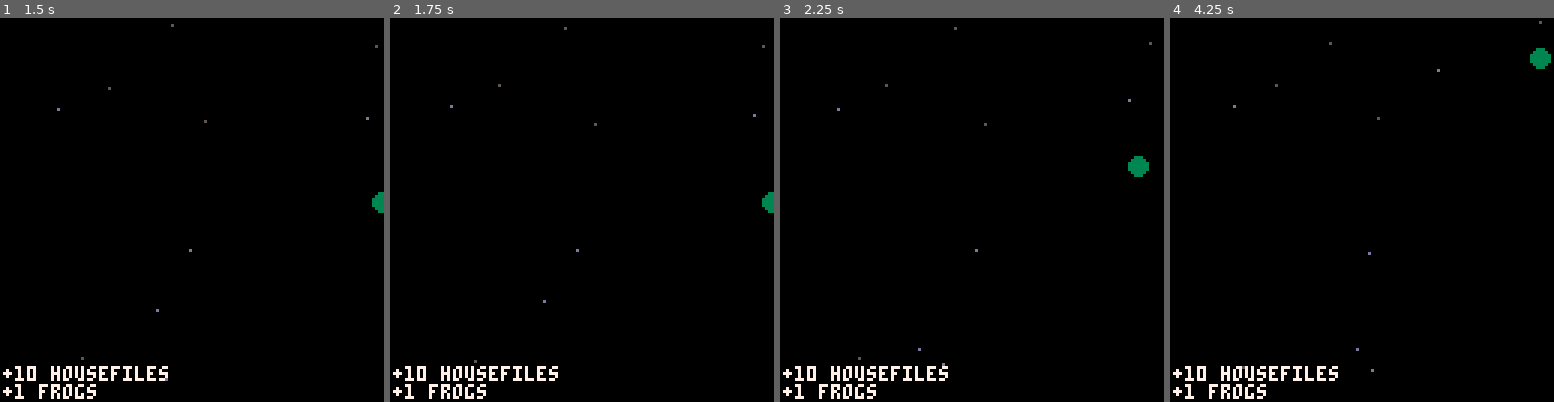
Above: before the commit, frames 1-4 (left to right).
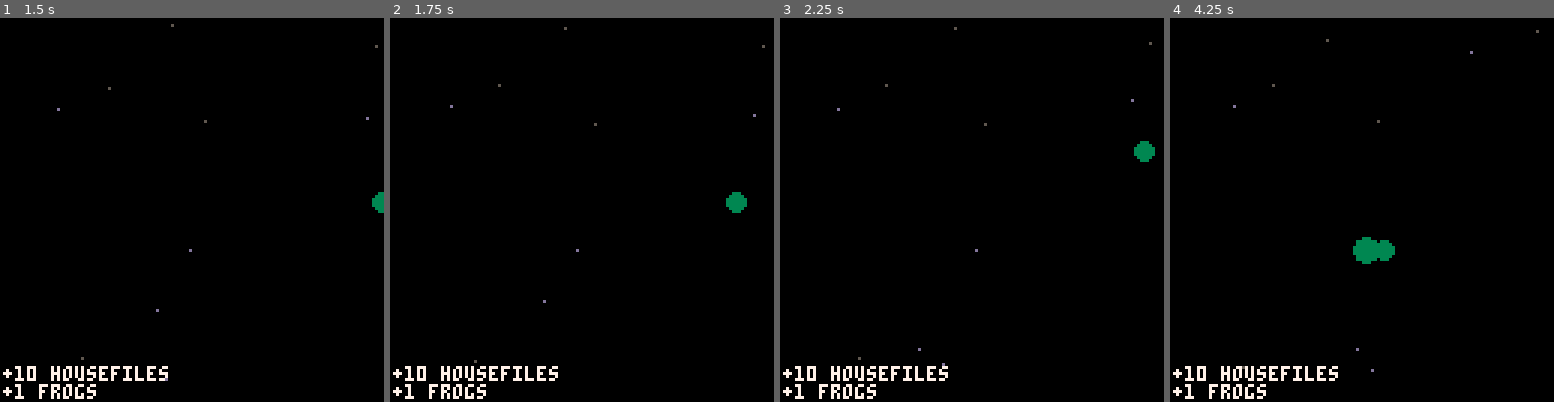
Above: after the commit, the same moments.

Repository: camerongoble/piconoc
Game: PICO-8 cartridge ecosystem.p8
Two runs of this game, one before a commit and one after it. Both use one fixed random seed, a clock stepped at 60 frames per second and the inputs below.
Inputs:
- Up to frame 1 (1.5 s): tap X (X key) at 0.33, 1.07 s; tap O (Z key) at 0.7 s
- Up to frame 2 (1.75 s): hold Right from 1.6 s (still down); tap O (Z key) at 1.7 s
- Up to frame 3 (2.25 s): tap X (X key) at 1.85 s; release Right at 2.1 s; tap O (Z key) at 2.1 s; hold Up from 2.15 s (still down)
- Up to frame 4 (4.25 s): release Up at 2.42 s; hold Right 2.47-3.03 s; tap O (Z key) every 0.4 s from 2.5 to 4.1 s; tap X (X key) at 2.97, 4.08 s; hold Left 3.08-3.58 s; hold Down 3.63-3.97 s; hold Right from 4.02 s (still down)

Frame 1 is identical in both runs. In frame 2, 0.4% of the frame differs, in the area x 87-100%, y 45-51%; in frame 3, 0.4%; in frame 4, 0.8%, in the area x 26-100%, y 0-65%.

Commit message:
Allow player input to control frog movement

Diff:
--- a/animals/frog.lua
+++ b/animals/frog.lua
@@ -87,7 +87,31 @@
   if self.vel:magnitude() == 0 then
     -- no motion, so maybe start some?
     -- frogs mostly sit still.
-    if rnd(30)<=1 then
+
+    local movement_vector=create_vector(0,0)
+
+    -- Consider player input (allowing for diagonal movement)
+    if btn(0) then
+      movement_vector:add_vector(dir_vecs.l)
+    end
+    if btn(1) then
+      movement_vector:add_vector(dir_vecs.r)
+    end
+    if btn(2) then
+      movement_vector:add_vector(dir_vecs.u)
+    end
+    if btn(3) then
+      movement_vector:add_vector(dir_vecs.d)
+    end
+
+    -- If no player input, allow a chance of moving in a random direction
+    if movement_vector:magnitude()==0 and rnd(160)<=1 then
+      movement_vector:add_vector(dir_vecs[rnd(dir)])
+    end
+
+    -- Finally, do the movement
+    if movement_vector:magnitude()~=0 then
+      self.facing = movement_vector
       hop(self)
     else
       -- frogs make occasional ribbity sounds.
